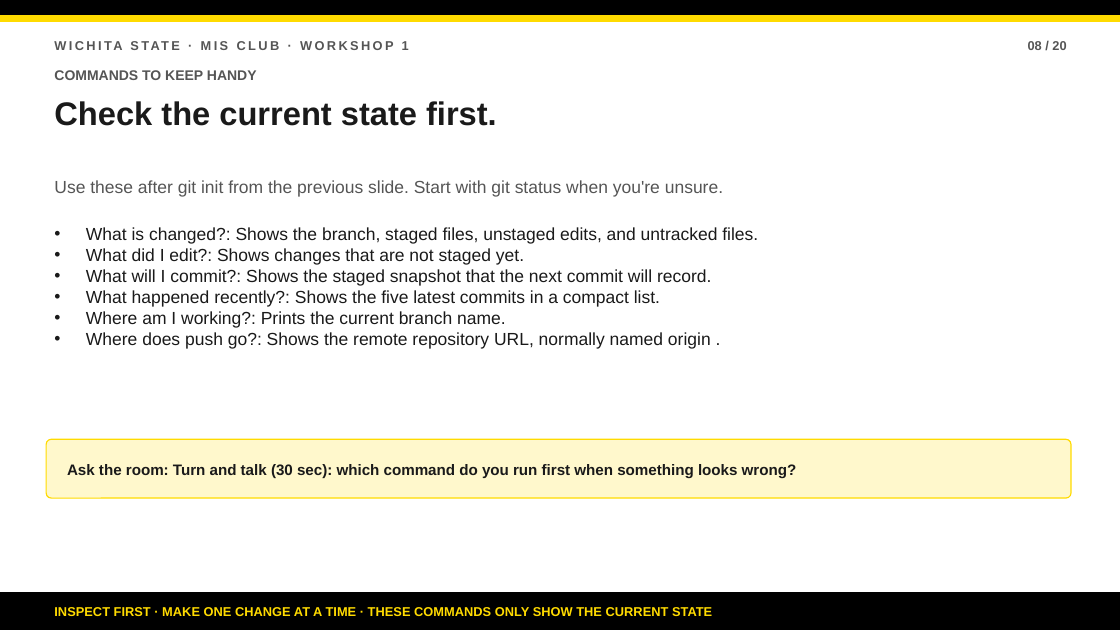
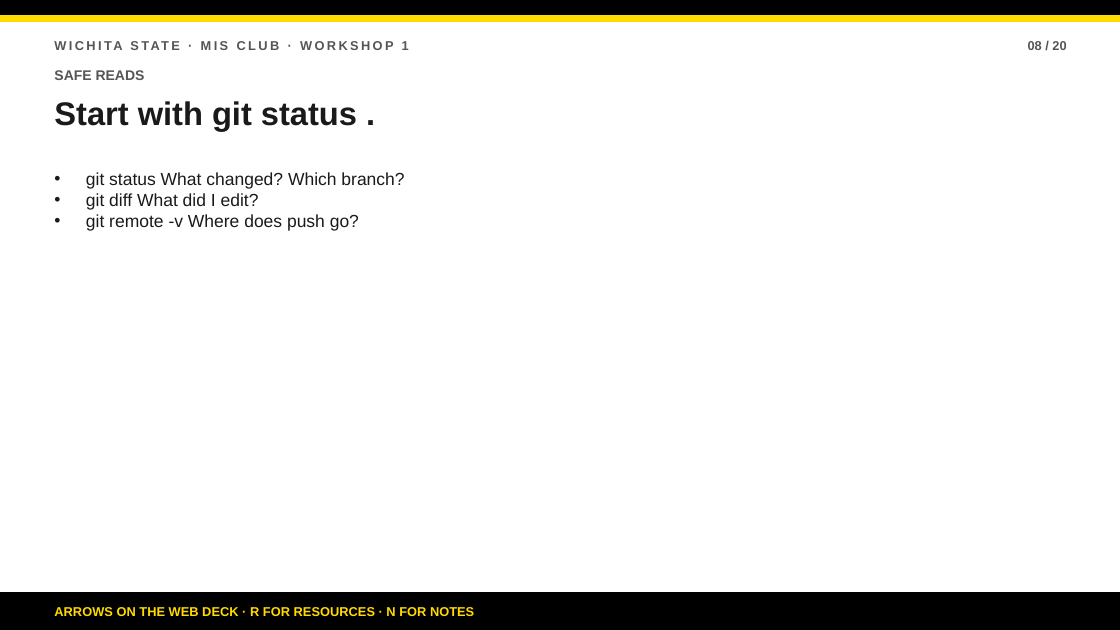
Before and after one commit to bsbcyber/workshop-site, a slide deck: slide 8 of downloads/workshop-1-presentation.pptx. Drawn at 1120x630 pixels with LibreOffice and Linux fonts; fonts in the diff are those of the drawing. Boxes give left, top, right and bottom in pixels: in the first picture for what was removed or moved away, otherwise in the second. Text is boxed around its words. In the diff, an @@ line names an element or a change of style, - is before the commit and + after.

```diff
--- a/downloads/workshop-1-presentation.pptx
+++ b/downloads/workshop-1-presentation.pptx
@@ text at box(54, 70, 145, 80): text changed @@
-COMMANDS TO KEEP HANDY
+SAFE READS
@@ text at box(54, 101, 357, 130): text changed @@
-Check the current state first.
+Start with git status .
@@ text "git status What changed? Which ..." at box(86, 172, 404, 231): vertical alignment middle to top @@
@@ text at box(86, 172, 404, 231): text changed; text colour #555555 to #1A1A1A @@
-Use these after git init from the previous slide. Start with git status when you're unsure.
+• git status What changed? Which branch?
+• git diff What did I edit?
+• git remote -v Where does push go?
@@ text removed at box(86, 227, 758, 349) @@
-• What is changed?: Shows the branch, staged files, unstaged edits, and untracked files.
-• What did I edit?: Shows changes that are not staged yet.
-• What will I commit?: Shows the staged snapshot that the next commit will record.
-• What happened recently?: Shows the five latest commits in a compact list.
-• Where am I working?: Prints the current branch name.
-• Where does push go?: Shows the remote repository URL, normally named origin .
@@ rounded rectangle removed at box(46, 439, 1071, 498) @@
@@ text removed at box(67, 464, 797, 478) @@
-Ask the room: Turn and talk (30 sec): which command do you run first when something looks wrong?
@@ text at box(54, 607, 474, 616): text changed @@
-INSPECT FIRST · MAKE ONE CHANGE AT A TIME · THESE COMMANDS ONLY SHOW THE CURRENT STATE
+ARROWS ON THE WEB DECK · R FOR RESOURCES · N FOR NOTES
```
Also in this commit, not shown: 17 other slides changed, 2 slides added, 2 slides removed, 26 other files.
